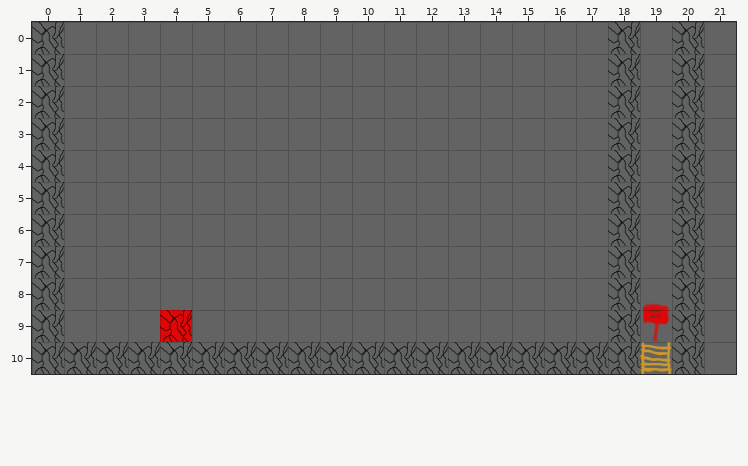
Tiled map -- Assets/Resources/Map/Maps02.tmx. Above: the version before the commit.
Cells are 500x500 px. Shown: x 0..21, y 0..10.
After:
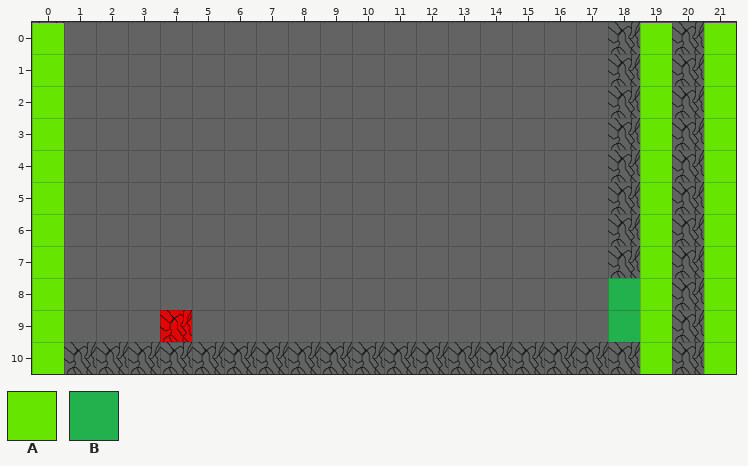
Key: from "QABoxObjects": A 4 "CamLock", B 7 "CamUnlock".
Objects are placed by their top-left corner, in cells (3,4 is the top-left corner of cell 3,4); size is 1x1 cell unless given.
From old to new:
Layer "CamLock" (now shown):
added: B "CamUnlock" at 18,8 size 1x2
added: A "CamLock" at 21,0 size 1x11
added: A "CamLock" at 19,0 size 1x11
added: A "CamLock" at 0,0 size 1x11
